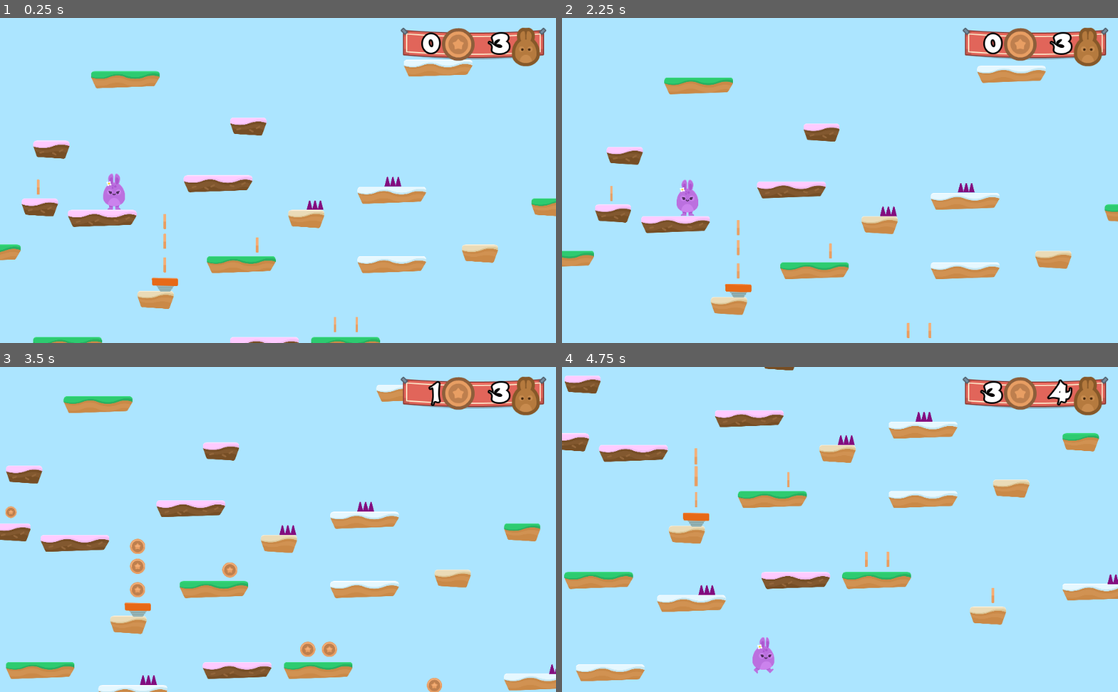
Above: before the commit, frames 1-4 (two rows, left to right).
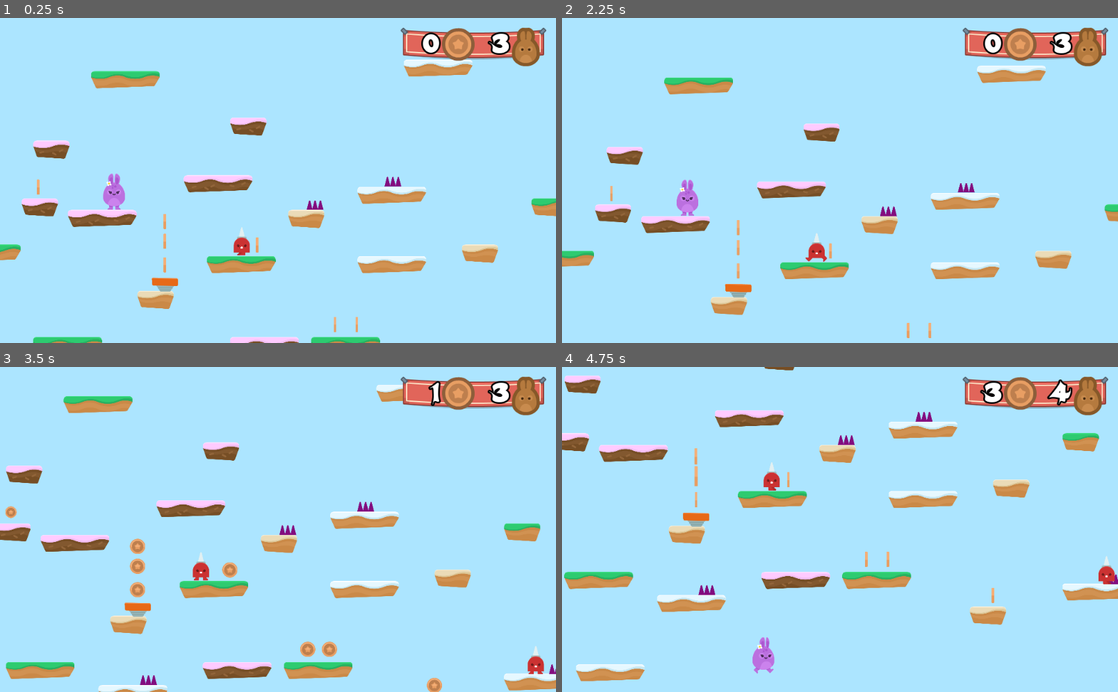
Above: after the commit, the same moments.

Repository: bennetimo/HoppyDays
Game: Godot game, scene res://Levels/Level1.tscn
The game is run twice, just before and just after one commit, with the same random seed, the same clock (stepped at 60 frames per second) and the same inputs.
Inputs (mouse positions are in pixels of both pictures, inside the frame that each line leads up to):
- Up to frame 1 (0.25 s): no input
- Up to frame 2 (2.25 s): hold D (right) 0.53-2 s; tap Space (jump) at 0.77, 1.52 s; click (739, 226) at 2 s
- Up to frame 3 (3.5 s): hold A (left) from 2.78 s (still down)
- Up to frame 4 (4.75 s): release A (left) at 3.53 s; hold D (right) from 3.53 s (still down); tap Space (jump) at 3.77, 4.52 s

The runs differ from the first frame. In frame 1, 0.2% of the frame differs, in the area x 42-45%, y 64-74%; in frame 2, 0.2%; in frame 3, 0.3%, in the area x 34-98%, y 57-95%; in frame 4, 0.3%.

Commit message:
add spikeman

Diff:
--- a/Levels/Level1.tscn
+++ b/Levels/Level1.tscn
@@ -1,13 +1,14 @@
-[gd_scene load_steps=9 format=2]
+[gd_scene load_steps=10 format=2]
 
 [ext_resource path="res://Levels/GameState.gd" type="Script" id=1]
 [ext_resource path="res://Player/Player.tscn" type="PackedScene" id=2]
 [ext_resource path="res://Levels/Tileset.tres" type="TileSet" id=3]
 [ext_resource path="res://Hazards/SpikeTop.tscn" type="PackedScene" id=4]
-[ext_resource path="res://Items/Coin.tscn" type="PackedScene" id=5]
-[ext_resource path="res://Items/JumpPad.tscn" type="PackedScene" id=6]
-[ext_resource path="res://SFX/Chiptune_Adventures_1.ogg" type="AudioStream" id=7]
-[ext_resource path="res://GUI/GUI.tscn" type="PackedScene" id=8]
+[ext_resource path="res://NPCs/Spikeman.tscn" type="PackedScene" id=5]
+[ext_resource path="res://Items/Coin.tscn" type="PackedScene" id=6]
+[ext_resource path="res://Items/JumpPad.tscn" type="PackedScene" id=7]
+[ext_resource path="res://SFX/Chiptune_Adventures_1.ogg" type="AudioStream" id=8]
+[ext_resource path="res://GUI/GUI.tscn" type="PackedScene" id=9]
 
 [node name="Level1" type="Node2D"]
 script = ExtResource( 1 )
@@ -23,6 +24,7 @@
 tile_data = PoolIntArray( -655303, 3, 0, -589799, 6, 0, -458754, 2, 0, -327596, 3, 0, -262134, 1, 0, -65543, 1, 0, -654 …(558 unchanged characters)…
 
 [node name="Hazards" type="Node" parent="."]
+editor/display_folded = true
 
 [node name="SpikeTop" parent="Hazards" instance=ExtResource( 4 )]
 position = Vector2( 1590, 440 )
@@ -36,46 +38,71 @@
 [node name="SpikeTop4" parent="Hazards" instance=ExtResource( 4 )]
 position = Vector2( 3080, 1210 )
 
+[node name="NPCs" type="Node" parent="."]
+
+[node name="Spikeman" parent="NPCs" instance=ExtResource( 5 )]
+position = Vector2( 1110, 640 )
+
+[node name="Spikeman2" parent="NPCs" instance=ExtResource( 5 )]
+position = Vector2( 2960, 1160 )
+
 [node name="Coins" type="Node" parent="."]
+editor/display_folded = true
 
-[node name="Coin" parent="Coins" instance=ExtResource( 5 )]
+[node name="Coin" parent="Coins" instance=ExtResource( 6 )]
 position = Vector2( 1270, 660 )
 
-[node name="Coin2" parent="Coins" instance=ExtResource( 5 )]
+[node name="Coin2" parent="Coins" instance=ExtResource( 6 )]
 position = Vector2( 1820, 1100 )
 
-[node name="Coin3" parent="Coins" instance=ExtResource( 5 )]
+[node name="Coin3" parent="Coins" instance=ExtResource( 6 )]
 position = Vector2( 2400, 1300 )
 
-[node name="Coin4" parent="Coins" instance=ExtResource( 5 )]
+[node name="Coin4" parent="Coins" instance=ExtResource( 6 )]
 position = Vector2( 3490, 520 )
 
-[node name="Coin5" parent="Coins" instance=ExtResource( 5 )]
+[node name="Coin11" parent="Coins" instance=ExtResource( 6 )]
+position = Vector2( 5060, 980 )
+
+[node name="Coin12" parent="Coins" instance=ExtResource( 6 )]
+position = Vector2( 5130, 280 )
+
+[node name="Coin13" parent="Coins" instance=ExtResource( 6 )]
+position = Vector2( 4160, 1280 )
+
+[node name="Coin14" parent="Coins" instance=ExtResource( 6 )]
+position = Vector2( 4290, 1280 )
+
+[node name="Coin5" parent="Coins" instance=ExtResource( 6 )]
 position = Vector2( 3200, 89 )
 
-[node name="Coin6" parent="Coins" instance=ExtResource( 5 )]
+[node name="Coin6" parent="Coins" instance=ExtResource( 6 )]
 position = Vector2( 1700, 1100 )
 
-[node name="Coin7" parent="Coins" instance=ExtResource( 5 )]
+[node name="Coin7" parent="Coins" instance=ExtResource( 6 )]
 position = Vector2( 60, 340 )
 
-[node name="Coin8" parent="Coins" instance=ExtResource( 5 )]
+[node name="Coin8" parent="Coins" instance=ExtResource( 6 )]
 position = Vector2( 760, 530 )
 
-[node name="Coin9" parent="Coins" instance=ExtResource( 5 )]
+[node name="Coin9" parent="Coins" instance=ExtResource( 6 )]
 position = Vector2( 760, 640 )
 
-[node name="Coin10" parent="Coins" instance=ExtResource( 5 )]
+[node name="Coin10" parent="Coins" instance=ExtResource( 6 )]
 position = Vector2( 760, 770 )
 
 [node name="JumpPads" type="Node" parent="."]
+editor/display_folded = true
 
-[node name="JumpPad" parent="JumpPads" instance=ExtResource( 6 )]
+[node name="JumpPad" parent="JumpPads" instance=ExtResource( 7 )]
 position = Vector2( 760, 880 )
 
+[node name="JumpPad2" parent="JumpPads" instance=ExtResource( 7 )]
+position = Vector2( 3850, 2090 )
+
 [node name="BGM" type="AudioStreamPlayer" parent="."]
-stream = ExtResource( 7 )
+stream = ExtResource( 8 )
 volume_db = -3.0
 autoplay = true
 
-[node name="GUI" parent="." instance=ExtResource( 8 )]
+[node name="GUI" parent="." instance=ExtResource( 9 )]
--- /dev/null
+++ b/NPCs/Spikeman.tscn
@@ -0,0 +1,89 @@
+[gd_scene load_steps=8 format=2]
+
+[ext_resource path="res://Hazards/Hazards.gd" type="Script" id=1]
+[ext_resource path="res://GFX/Enemies/spikeMan_stand.png" type="Texture" id=2]
+[ext_resource path="res://GFX/Enemies/spikeMan_walk1.png" type="Texture" id=3]
+[ext_resource path="res://GFX/Enemies/spikeMan_walk2.png" type="Texture" id=4]
+
+[sub_resource type="SpriteFrames" id=1]
+animations = [ {
+"frames": [ ExtResource( 2 ) ],
+"loop": true,
+"name": "stand",
+"speed": 5.0
+}, {
+"frames": [ ExtResource( 3 ), ExtResource( 4 ) ],
+"loop": true,
+"name": "walk",
+"speed": 5.0
+} ]
+
+[sub_resource type="CapsuleShape2D" id=2]
+radius = 44.3724
+height = 78.6348
+
+[sub_resource type="Animation" id=3]
+resource_name = "Spikeman"
+length = 6.0
+loop = true
+step = 1.0
+tracks/0/type = "value"
+tracks/0/path = NodePath(".:position")
+tracks/0/interp = 1
+tracks/0/loop_wrap = true
+tracks/0/imported = false
+tracks/0/enabled = true
+tracks/0/keys = {
+"times": PoolRealArray( 0, 1, 2, 4, 5 ),
+"transitions": PoolRealArray( 1, 1, 1, 1, 1 ),
+"update": 0,
+"values": [ Vector2( 0, 0 ), Vector2( -100, 0 ), Vector2( -100, 0 ), Vector2( 100, 0 ), Vector2( 100, 0 ) ]
+}
+tracks/1/type = "value"
+tracks/1/path = NodePath("AnimatedSprite:animation")
+tracks/1/interp = 1
+tracks/1/loop_wrap = true
+tracks/1/imported = false
+tracks/1/enabled = true
+tracks/1/keys = {
+"times": PoolRealArray( 0, 1, 2, 4, 5 ),
+"transitions": PoolRealArray( 1, 1, 1, 1, 1 ),
+"update": 1,
+"values": [ "walk", "stand", "walk", "stand", "walk" ]
+}
+tracks/2/type = "value"
+tracks/2/path = NodePath("AnimatedSprite:flip_h")
+tracks/2/interp = 1
+tracks/2/loop_wrap = true
+tracks/2/imported = false
+tracks/2/enabled = true
+tracks/2/keys = {
+"times": PoolRealArray( 0, 2, 5 ),
+"transitions": PoolRealArray( 1, 1, 1 ),
+"update": 1,
+"values": [ true, false, true ]
+}
+
+[node name="Spikeman" type="Node2D"]
+
+[node name="Area2D" type="Area2D" parent="."]
+position = Vector2( -100, 0 )
+collision_layer = 4
+script = ExtResource( 1 )
+
+[node name="AnimatedSprite" type="AnimatedSprite" parent="Area2D"]
+position = Vector2( 100, 0 )
+frames = SubResource( 1 )
+animation = "stand"
+playing = true
+flip_h = true
+
+[node name="CollisionShape2D" type="CollisionShape2D" parent="Area2D"]
+visible = false
+position = Vector2( 0, 8.33942 )
+shape = SubResource( 2 )
+
+[node name="AnimationPlayer" type="AnimationPlayer" parent="Area2D"]
+autoplay = "Spikeman"
+anims/Spikeman = SubResource( 3 )
+[connection signal="body_entered" from="Area2D" to="Area2D" method="_on_SpikeTop_body_entered"]
--- a/Player/Player.gd
+++ b/Player/Player.gd
@@ -26,7 +26,6 @@
 		motion.y = 1
 	else:
 		motion.y += GRAVITY
-#	else: motion.y = 0
 
 func jump():
 	if Input.is_action_pressed("jump") and is_on_floor():
@@ -44,7 +43,7 @@
 	emit_signal("animate", motion)
 
 func hurt():
-	motion.y -= JUMP_SPEED
+	motion.y = -JUMP_SPEED
 	$PainSFX.play()
 #	if lives < 0:
 #		end_game()
